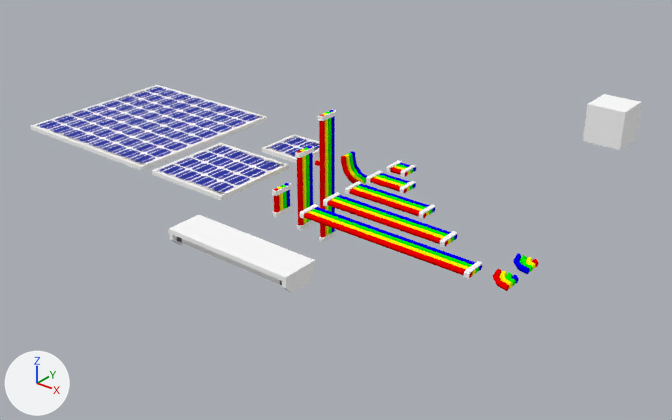
The Blender file scripts/processors/resources/Stuff_for_farming.blend, before and after one commit.
Rendered twice from a camera (50 mm lens) standing at (17.0, -33.7, 16.7) and looking at (-7.1, -3.6, -2.0). Lighting does not change. The marker at lower left points along +X, +Y and +Z. The same objects are shown in both versions, whatever each file hides. Objects named as collision shapes, trigger or cutter boxes, shadow casters or lower levels of detail are left out.

The scene before the commit, as lines of its bpy script (objects in view):
```python
me_cube_002 = bpy.data.meshes.new('Cube.002')
me_cube_002.from_pydata(...)  # a box spanning x -1.0..1.0, y -1.0..1.0, z -1.0..1.0
me_cube_002.materials.append(mat_blank)  # white #ffffff
me_cube_023 = bpy.data.meshes.new('Cube.023')
me_cube_023.from_pydata(...)  # 88 vertices, 80 faces; spans x -0.5..0.5, y -4.0..4.0, z -0.2..0.05
# faces by material slot: [40, 10, 10, 10, 10]
me_cube_023.materials.append(mat_blank)  # white #ffffff
me_cube_023.materials.append(mat_red)  # red #f30000
me_cube_023.materials.append(mat_yellow)  # yellow #ffff00
me_cube_023.materials.append(mat_green)  # green #00f300
me_cube_023.materials.append(mat_blue)  # blue #0000f3
me_cube_028 = bpy.data.meshes.new('Cube.028')
me_cube_028.from_pydata(...)  # 88 vertices, 80 faces; spans x -0.5..0.5, y -3.0..3.0, z -0.5..-0.25
# faces by material slot: [40, 10, 10, 10, 10]
me_cube_028.materials.append(mat_blank)  # white #ffffff
me_cube_028.materials.append(mat_red)  # red #f30000
me_cube_028.materials.append(mat_yellow)  # yellow #ffff00
me_cube_028.materials.append(mat_green)  # green #00f300
me_cube_028.materials.append(mat_blue)  # blue #0000f3
ob_blank = bpy.data.objects.new('Blank', me_cube_002)
ob_blank.location = (0.0, 10.0, 0.0)
ob_cube_008 = bpy.data.objects.new('Cube.008', me_cube_028)
ob_cube_008.location = (-6.5, -4.5, 0.0)
ob_cube_008.rotation_euler = (-1.571, 0.0, -1.571)  # degrees (-90, 0, -90)
ob_wires1x8f = bpy.data.objects.new('Wires1x8f', me_cube_023)
ob_wires1x8f.location = (-1.5, -7.5, 0.0)
ob_wires1x8f.rotation_euler = (0.0, 0.0, -1.571)  # degrees (0, 0, -90)
# also in view: 'Wires1x6f' at (-2.5, -6.0, -0.1); 'Wires1x2f' at (-4.5, -3.0, -0.1); 'SolarPanel.006' at (-15.9, -6.1, -0.4); 'Tubelight' at (-5.0, -12.0, 0.0); 'qe.002' at (-17.9, -5.0, 0.1)
```
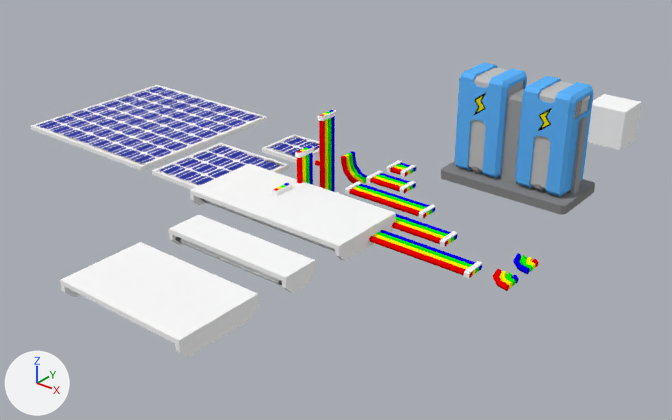
Patch to the scene script:
```diff
--- a/scripts/processors/resources/Stuff_for_farming.blend.py
+++ b/scripts/processors/resources/Stuff_for_farming.blend.py
@@ me_cube_272_1 @@
+me_cube_272_1.from_pydata(...)  # 44 vertices, 35 faces; spans x -3.0..3.0, y -1.5..1.5, z -1.5..2.7
+# faces by material slot: [21, 14]
+me_cube_272_1.materials.append(mat_gray35)  # grey #a0a0a0
+me_cube_272_1.materials.append(mat_gray25)  # grey #898989
@@ me_cube_268_1 @@
+me_cube_268_1.from_pydata(...)  # 256 vertices, 211 faces; spans x 0.37..2.62, y -1.03..1.03, z -3.9..0.5
+# faces by material slot: [12, 92, 24, 45, 12, 11, 10, 5]
+me_cube_268_1.materials.append(mat_gray75)  # light grey #e1e1e1
+me_cube_268_1.materials.append(mat_blank_blue)  # blue #5fb6ff
+me_cube_268_1.materials.append(mat_gray55)  # light grey #c4c4c4
+me_cube_268_1.materials.append(mat_gray30)  # grey #959595
+me_cube_268_1.materials.append(mat_black_005)  # black #000000
+me_cube_268_1.materials.append(mat_yellow_003)  # yellow #e7e014
+me_cube_268_1.materials.append(mat_trans_004)  # white #e7e7e7
+me_cube_268_1.materials.append(mat_red_1)  # red #ea5247
@@ me_cube_281 @@
+me_cube_281.from_pydata(...)  # 220 vertices, 204 faces; spans x -6.0..2.0, y -0.8..2.8, z -0.4..0.4
+# faces by material slot: [24, 20, 160]
+me_cube_281.materials.append(mat_blank)  # white #ffffff
+me_cube_281.materials.append(mat_white)  # white #ffffff
+me_cube_281.materials.append(mat_grey)  # dark grey #6c6c6c
@@ me_cube_284 @@
+me_cube_284.from_pydata(...)  # 220 vertices, 204 faces; spans x -4.0..2.0, y -0.8..2.8, z -0.4..0.4
+# faces by material slot: [24, 20, 160]
+me_cube_284.materials.append(mat_blank)  # white #ffffff
+me_cube_284.materials.append(mat_white)  # white #ffffff
+me_cube_284.materials.append(mat_grey)  # dark grey #6c6c6c
@@ ob_matrixsupport @@
+ob_matrixsupport = bpy.data.objects.new('matrixSupport', me_cube_272_1)
+ob_matrixsupport.location = (0.0, 0.0, 1.5)
@@ ob_matrixright @@
+ob_matrixright = bpy.data.objects.new('matrixRight', me_cube_268_1)
+ob_matrixright.location = (0.0, 0.0, 4.3)
+ob_matrixright.rotation_euler = (0.0, 0.0, 3.142)  # degrees (0, 0, 180)
+ob_matrixright.show_transparent = True
@@ ob_matrixleft @@
+ob_matrixleft = bpy.data.objects.new('matrixLeft', me_cube_268_1)
+ob_matrixleft.location = (0.0, 0.0, 4.3)
+ob_matrixleft.show_transparent = True
@@ ob_tubelight_001 @@
+ob_tubelight_001 = bpy.data.objects.new('Tubelight.001', me_cube_281)
+ob_tubelight_001.location = (-4.0, -9.0, 0.0)
@@ ob_tubelight_002 @@
+ob_tubelight_002 = bpy.data.objects.new('Tubelight.002', me_cube_284)
+ob_tubelight_002.location = (-4.0, -17.0, 0.0)
```

Pixel boxes [x1, y1, x2, y2] of what changed, in the pictures (672 x 420 px):
'Tubelight.002', added
    after: [60, 242, 259, 357]
'Tubelight.001', added
    after: [190, 164, 396, 261]
    faces in mat_blank (white #ffffff): [190, 164, 396, 261]
    faces in mat_white (white #ffffff): [205, 200, 335, 252]
'matrixLeft', added (blue)
    after: [515, 76, 594, 196]
    faces in mat_blank_blue (blue #5fb6ff): [515, 76, 594, 196]
    faces in mat_gray55 (light grey #c4c4c4): [530, 81, 589, 190]
'matrixRight', added (blue)
    after: [455, 63, 527, 178]
    faces in mat_blank_blue (blue #5fb6ff): [455, 63, 527, 178]
    faces in mat_gray55 (light grey #c4c4c4): [468, 67, 524, 171]
'matrixSupport', added
    after: [441, 89, 595, 215]
    faces in mat_gray25 (grey #898989): [441, 161, 595, 215]
    faces in mat_gray35 (grey #a0a0a0): [500, 89, 588, 195]
